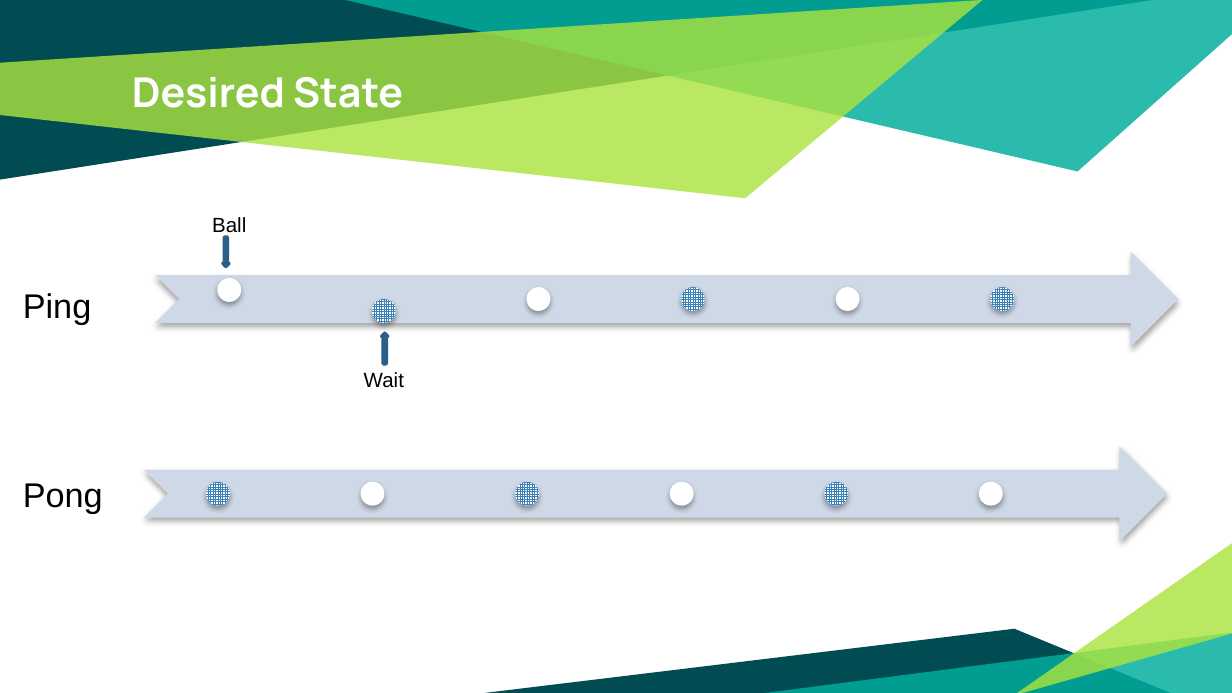
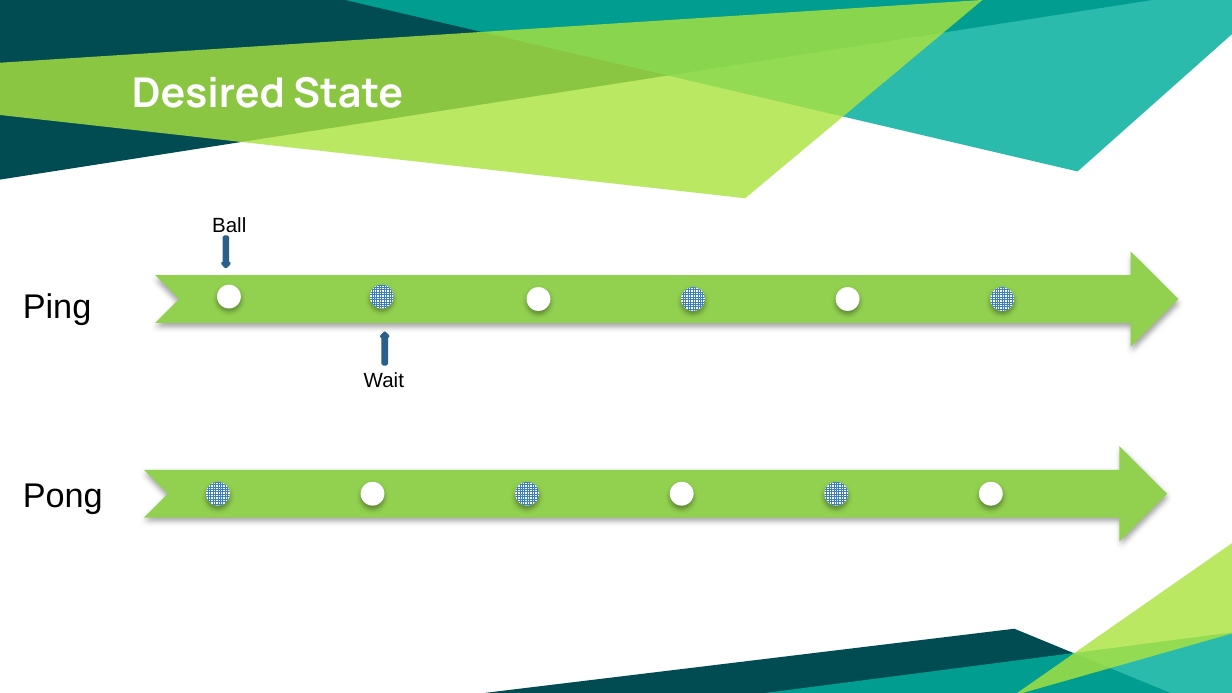
Before and after one commit to patrocinio/chaos-monkey-playing-ping-pong, a slide deck: slide 5 of Presentation/Bootcamp.pptx. Drawn at 1232x693 pixels with LibreOffice and Linux fonts; fonts in the diff are those of the drawing. Boxes give left, top, right and bottom in pixels: in the first picture for what was removed or moved away, otherwise in the second. Text is boxed around its words. In the diff, an @@ line names an element or a change of style, - is before the commit and + after.

```diff
--- a/Presentation/Bootcamp.pptx
+++ b/Presentation/Bootcamp.pptx
@@ notched right arrow at [155, 251, 1178, 346]: fill #CED8E7 to #92D050 @@
@@ ellipse: place and size @@
-ellipse at [217, 278, 240, 302]
+ellipse at [217, 285, 240, 308]
@@ ellipse: place and size @@
-ellipse at [372, 299, 395, 323]
+ellipse at [370, 285, 393, 308]
@@ notched right arrow at [144, 446, 1167, 541]: fill #CED8E7 to #92D050 @@
```
Also in this commit, not shown: 1 other slide changed, 28 slides added.
